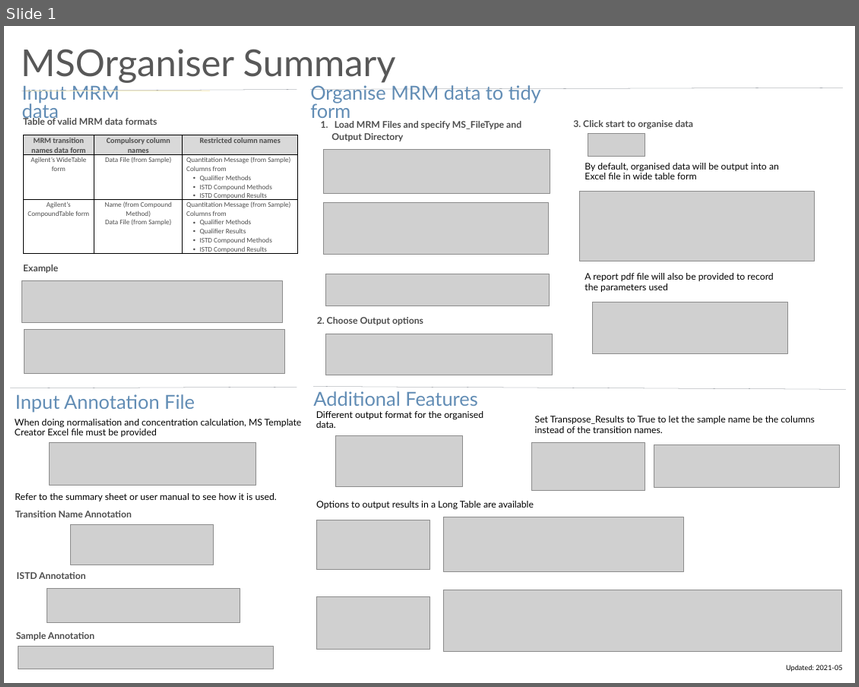
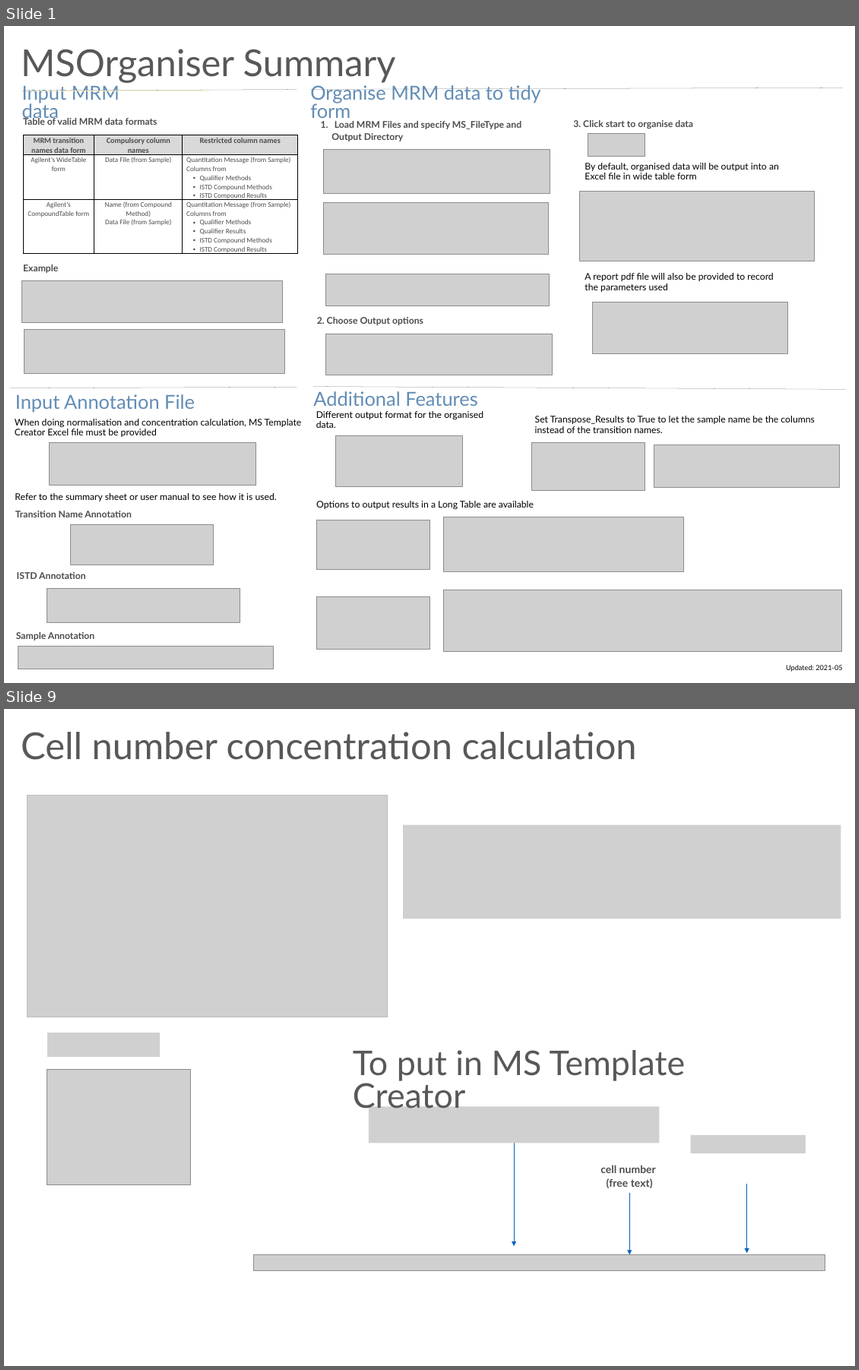
Before and after one commit to SLINGhub/MSOrganiser, a slide deck: docs/MSOrganiser_Summary.pptx. Shown one above the other, each under a label of ours: slide 1 before the commit, slides 1 and 9 after it; the slides between them are not shown. The pictures are 859x687 and 859x1370 pixels, drawn with LibreOffice and Linux fonts; fonts in the diff are those of the drawing; grey boxes stand for pictures. Boxes give left, top, right and bottom in pixels: in the first picture for what was removed or moved away, otherwise in the second. Text is boxed around its words. In the diff, an @@ line names an element or a change of style, - is before the commit and + after.

Commit message:
Update slides on how to do protein and cell number concentration calculation.

```diff
--- a/docs/MSOrganiser_Summary.pptx
+++ b/docs/MSOrganiser_Summary.pptx
@@ slide 9 added at [4,709,855,1366], background #FFFFFF @@
@@ title added at [21,732,637,760], 48 pt, text #585858 @@
+Cell number concentration calculation
@@ picture added at [27,796,387,1017] @@
@@ picture added at [403,825,841,919] @@
@@ picture added at [47,1034,160,1057] @@
@@ text added at [353,1050,686,1115], 44 pt, text #585858 @@
+To put in MS Template Creator
@@ picture added at [47,1069,191,1186] @@
@@ picture added at [369,1106,660,1144] @@
@@ picture added at [691,1135,806,1154] @@
@@ arrow added from (514, 1144) to (514, 1246), #0063BF 0.75 pt @@
@@ text added at [601,1165,656,1189], 13.8 pt, text #4C4C4C, bold @@
+cell number
+(free text)
@@ arrow added from (747, 1184) to (747, 1254), #0063BF 0.75 pt @@
@@ arrow added from (629, 1193) to (629, 1255), #0063BF 0.75 pt @@
@@ picture added at [253,1255,825,1271] @@
```
Also in this commit, not shown: 1 slide changed, 6 other slides added.
